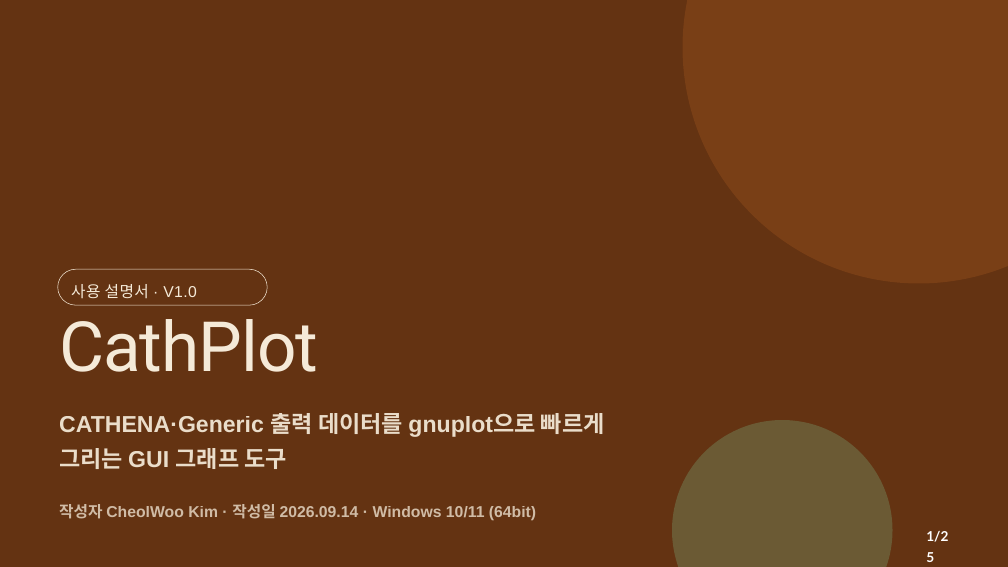
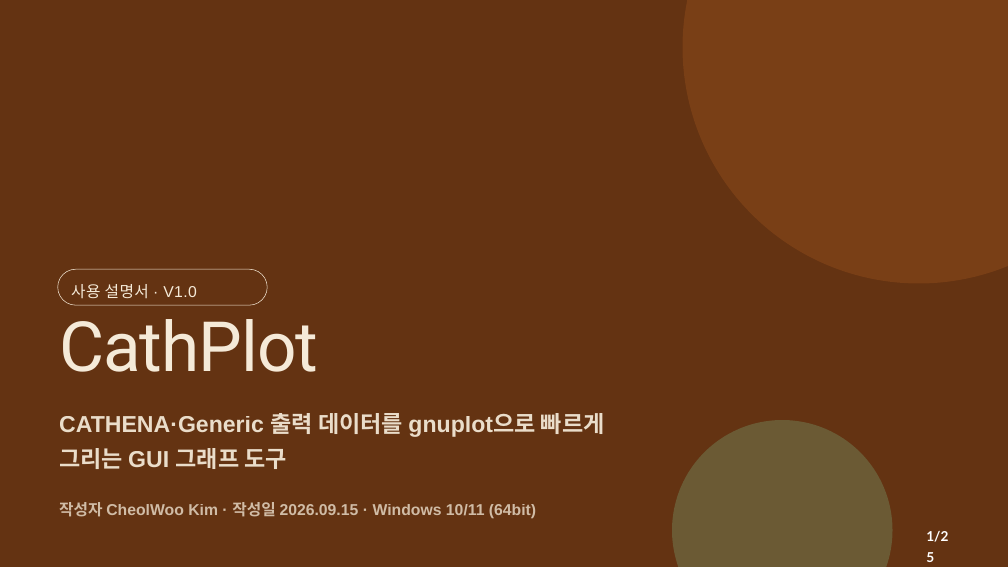
Before and after one commit to CWKIM113/CathPlot_Pub, a slide deck: slide 1 of CathPlot_발표.pptx. Drawn at 1008x567 pixels with LibreOffice and Linux fonts; fonts in the diff are those of the drawing. Boxes give left, top, right and bottom in pixels: in the first picture for what was removed or moved away, otherwise in the second. Text is boxed around its words. In the diff, an @@ line names an element or a change of style, - is before the commit and + after.

```diff
--- a/CathPlot_발표.pptx
+++ b/CathPlot_발표.pptx
@@ text at (59, 502, 536, 519): text changed @@
-작성자 CheolWoo Kim · 작성일 2026.09.14 · Windows 10/11 (64bit)
+작성자 CheolWoo Kim · 작성일 2026.09.15 · Windows 10/11 (64bit)
```
Also in this commit, not shown: 10 other slides changed.
